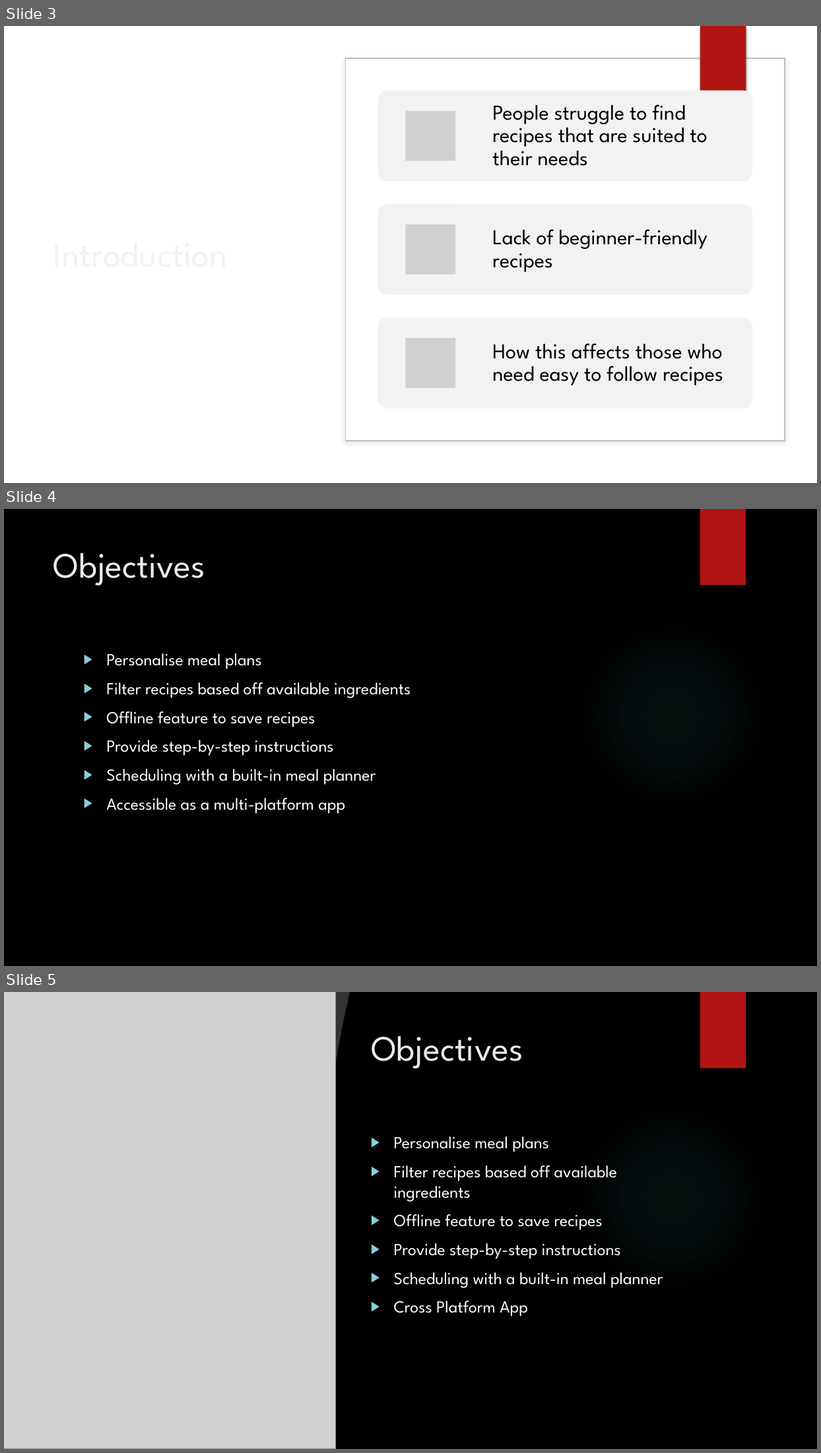
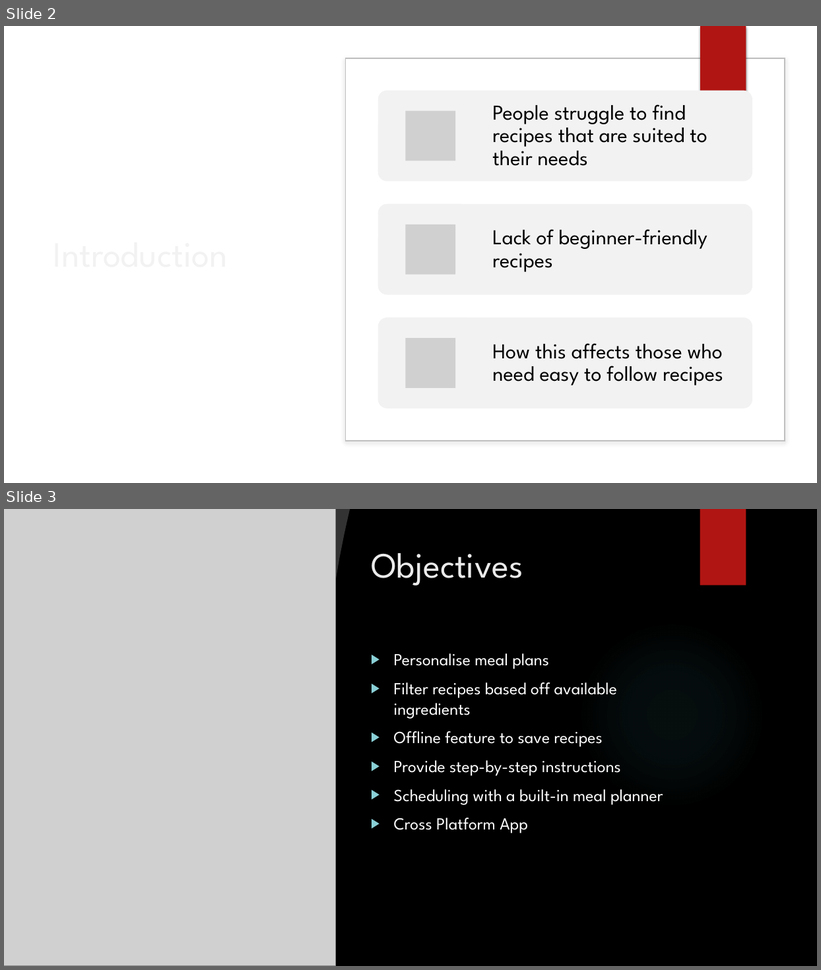
Before and after one commit to NathanTh3Gr3at/ITPV302_Project, a slide deck: PowerPoint Slides/ITPV302 - Presentation.pptx. Shown one above the other, each under a label of ours: slides 3, 4 and 5 before the commit, slides 2 and 3 after it. The pictures are 821x1453 and 821x970 pixels, drawn with LibreOffice and Linux fonts; fonts in the diff are those of the drawing; grey boxes stand for pictures; background and template pictures are left out. Boxes give left, top, right and bottom in pixels: in the first picture for what was removed or moved away, otherwise in the second. Text is boxed around its words. In the diff, an @@ line names an element or a change of style, - is before the commit and + after.

Commit message:
changes to presentation stuff

```diff
--- a/PowerPoint Slides/ITPV302 - Presentation.pptx
+++ b/PowerPoint Slides/ITPV302 - Presentation.pptx
@@ slide 4 removed at (x1=4, y1=509, x2=817, y2=966), background picture (left out); not listed: 2 template elements that a slide beside it also shows @@
@@ title removed at (x1=54, y1=553, x2=205, y2=586) @@
-Objectives
@@ text removed at (x1=106, y1=654, x2=411, y2=814) @@
-▶ Personalise meal plans
-▶ Filter recipes based off available ingredients
-▶ Offline feature to save recipes
-▶ Provide step-by-step instructions
-▶ Scheduling with a built-in meal planner
-▶ Accessible as a multi-platform app
@@ what was slide 3 is now slide 2 @@
@@ what was slide 5 is now slide 3 @@
```
Also in this commit, not shown: 1 other slide removed, 4 other files.
